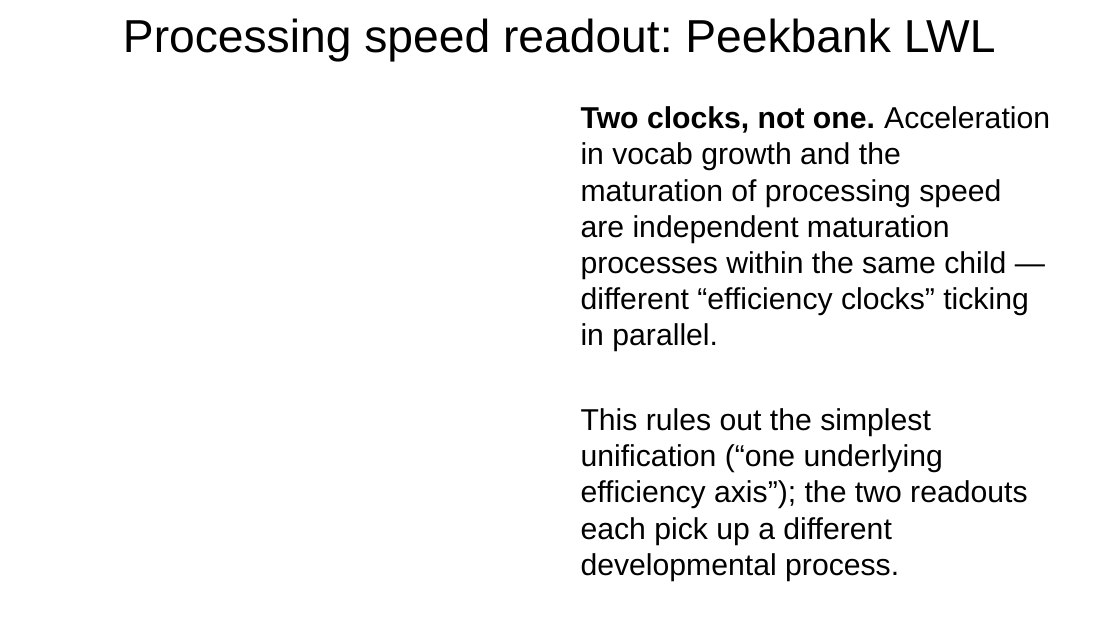
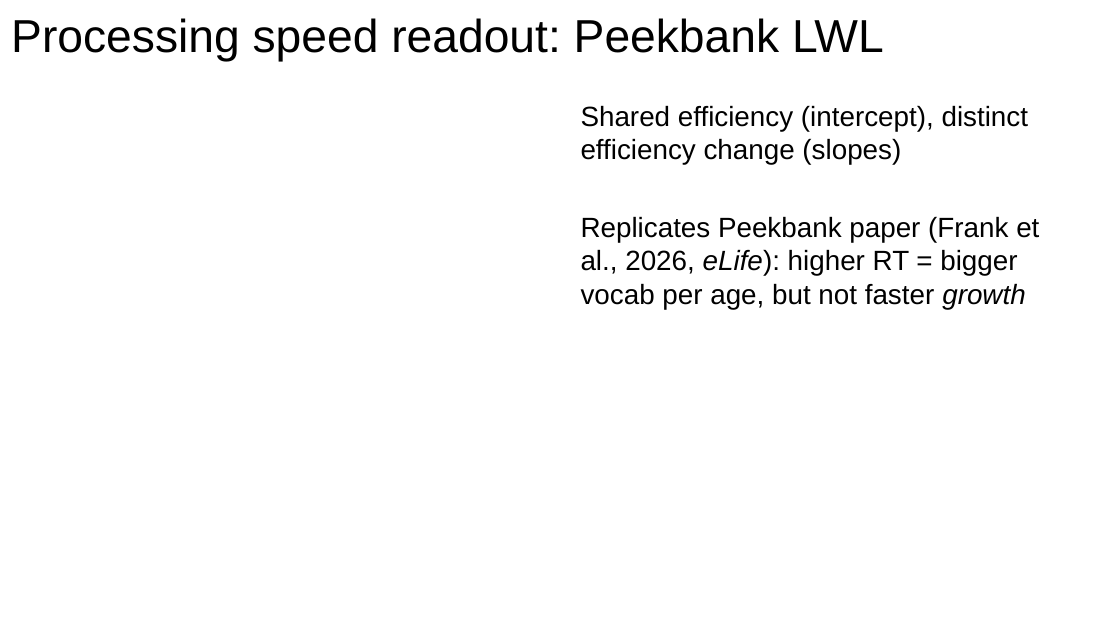
Before and after one commit to langcog/standard-model-2, a slide deck: slide 37 of outputs/slides/standard_model_pptx.pptx (slide 32 before the commit). Drawn at 1120x630 pixels with LibreOffice and Linux fonts; fonts in the diff are those of the drawing; grey boxes stand for pictures. Boxes give left, top, right and bottom in pixels: in the first picture for what was removed or moved away, otherwise in the second. Text is boxed around its words. In the diff, an @@ line names an element or a change of style, - is before the commit and + after.

```diff
--- a/outputs/slides/standard_model_pptx.pptx
+++ b/outputs/slides/standard_model_pptx.pptx
@@ title "Processing speed readout: Peekbank LWL" at (x1=11, y1=18, x2=884, y2=61): alignment centre to left @@
@@ text at (x1=581, y1=105, x2=1039, y2=309): text changed; size 19.4 to 17.9 pt @@
-Two clocks, not one. Acceleration in vocab growth and the maturation of processing speed are independent maturation processes within the same child — different “efficiency clocks” ticking in parallel.
-This rules out the simplest unification (“one underlying efficiency axis”); the two readouts each pick up a different developmental process.
+Shared efficiency (intercept), distinct efficiency change (slopes)
+Replicates Peekbank paper (Frank et al., 2026, eLife): higher RT = bigger vocab per age, but not faster growth
```
Also in this commit, not shown: 29 other slides changed, 24 slides added, 11 slides removed, 3 other files.
